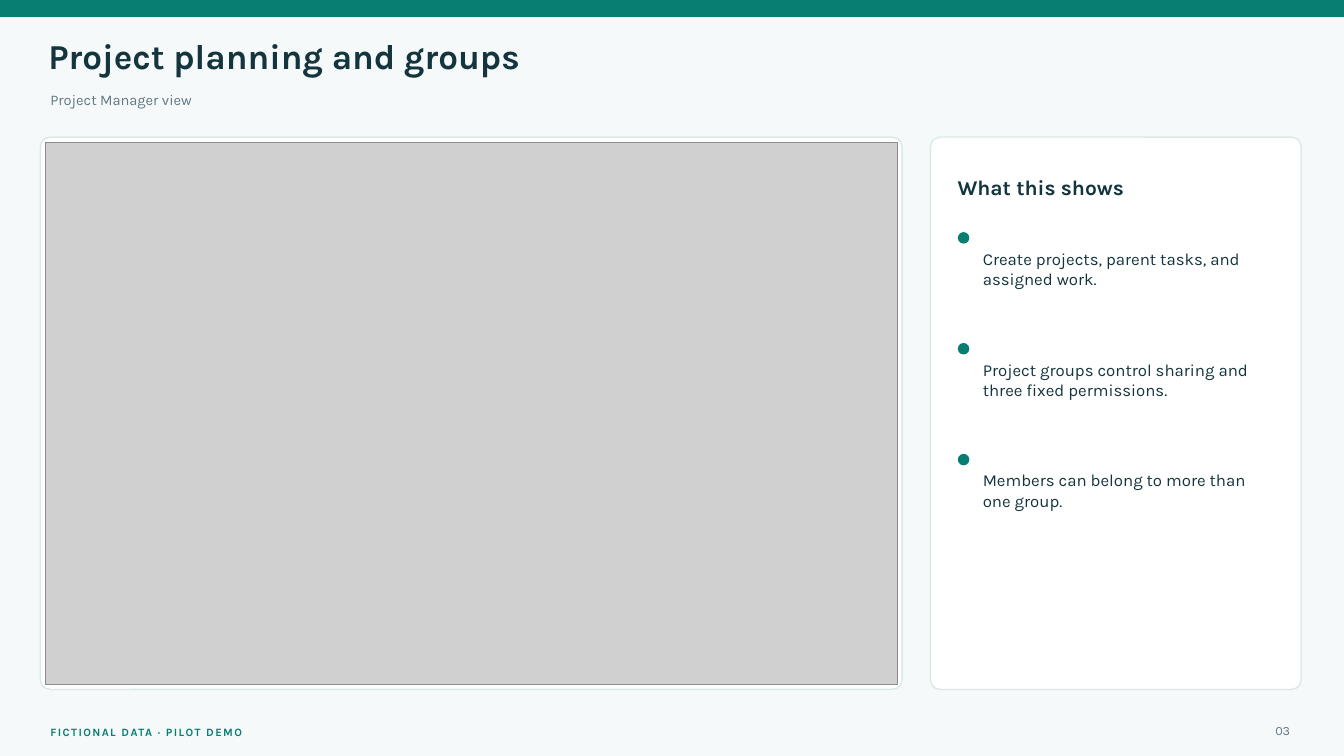
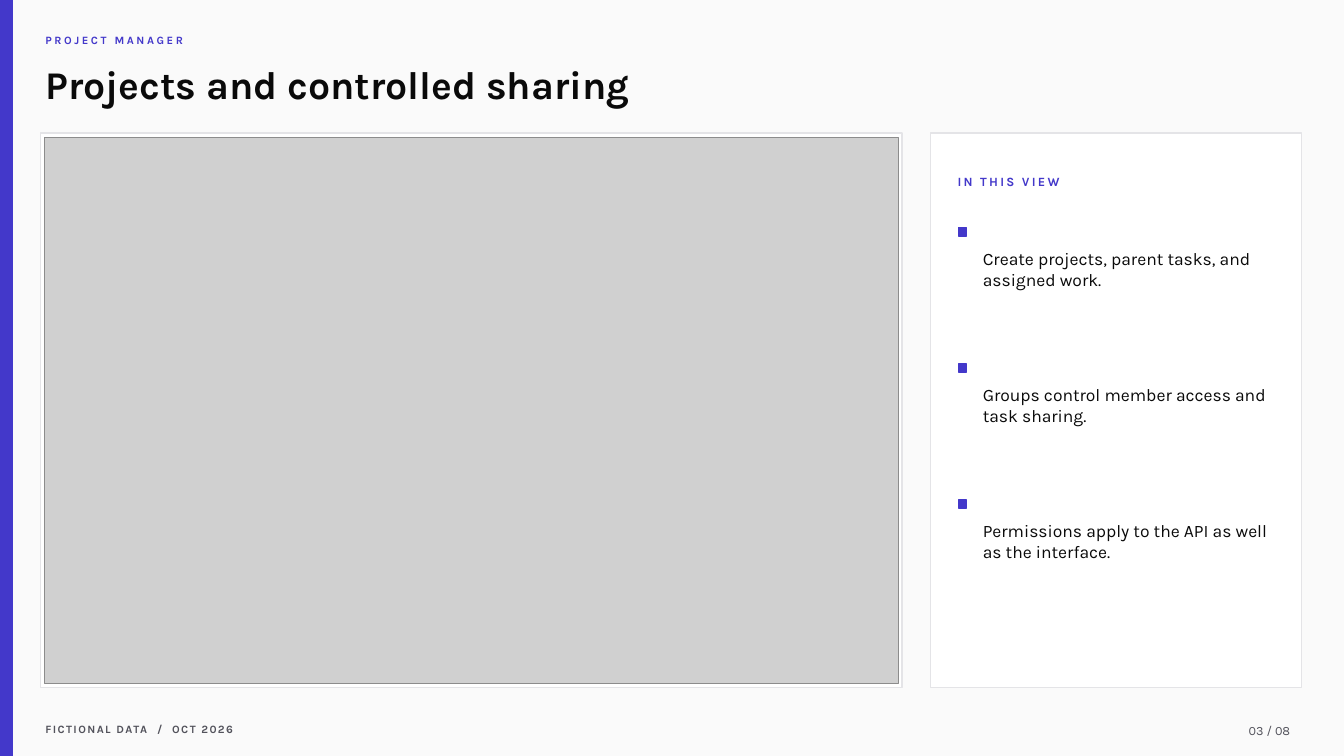
Before and after one commit to samarth-biztel/CVRDE, a slide deck: slide 3 of docs/CVRDE_Demo_Presentation.pptx. Drawn at 1344x756 pixels with LibreOffice and Linux fonts; fonts in the diff are those of the drawing; grey boxes stand for pictures. Boxes give left, top, right and bottom in pixels: in the first picture for what was removed or moved away, otherwise in the second. Text is boxed around its words. In the diff, an @@ line names an element or a change of style, - is before the commit and + after.

Commit message:
Verify pilot workflows and refresh demo presentation

```diff
--- a/docs/CVRDE_Demo_Presentation.pptx
+++ b/docs/CVRDE_Demo_Presentation.pptx
@@ background #F6F9F9 to #FAFAFA @@
@@ rectangle removed at <box>0,0,1344,16</box> @@
@@ rectangle added at <box>0,0,12,756</box>, fill #4338CA, outline #4338CA 1 pt @@
@@ text at <box>45,36,184,44</box>: text changed; size 25 to 8 pt; text colour #14353E to #4338CA @@
-Project planning and groups
+PROJECT MANAGER
@@ text at <box>45,71,629,109</box>: text changed; size 10.5 to 28 pt; text colour #607984 to #0A0A0A; bold on @@
-Project Manager view
+Projects and controlled sharing
@@ rectangle at <box>40,133,902,688</box>: rounded rectangle to rectangle; outline #DCE8E8 1 pt to #E4E4E7 1 pt @@
@@ picture: place and size @@
-picture at <box>45,142,897,685</box>
+picture at <box>44,137,898,684</box>
@@ rectangle at <box>931,133,1302,688</box>: rounded rectangle to rectangle; outline #DCE8E8 1 pt to #E4E4E7 1 pt @@
@@ text at <box>958,177,1059,186</box>: text changed; size 15 to 9 pt; text colour #14353E to #4338CA @@
-What this shows
+IN THIS VIEW
@@ 3 rectangles: place and size @@
-3 rectangles at <box>40,137,1302,690</box>
+3 rectangles at <box>40,133,1302,688</box>
@@ text "Create projects, parent tasks, and ..." at <box>983,253,1251,291</box>: size 12 to 12.5 pt, text colour #14353E to #0A0A0A @@
@@ rectangle: place and size @@
-rectangle at <box>959,344,969,354</box>
+rectangle at <box>959,364,967,372</box>
@@ text at <box>983,389,1266,427</box>: text changed; size 12 to 12.5 pt; text colour #14353E to #0A0A0A @@
-Project groups control sharing and three fixed permissions.
+Groups control member access and task sharing.
@@ ellipse to rectangle; fill #087E73 to #4338CA; outline #087E73 1 pt to #4338CA 1 pt in 3 elements at <box>959,228,967,236</box>, <box>959,364,967,372</box>, <box>959,500,967,508</box> @@
@@ rectangle: place and size @@
-rectangle at <box>959,455,969,465</box>
+rectangle at <box>959,500,967,508</box>
@@ text at <box>983,525,1267,559</box>: text changed; size 12 to 12.5 pt; text colour #14353E to #0A0A0A @@
-Members can belong to more than one group.
+Permissions apply to the API as well as the interface.
@@ text at <box>45,719,499,739</box>: text changed; text colour #087E73 to #52525B @@
-FICTIONAL DATA · PILOT DEMO
+FICTIONAL DATA / OCT 2026
@@ text at <box>1249,727,1290,735</box>: text changed; text colour #607984 to #52525B @@
-03
+03 / 08
```
Also in this commit, not shown: 2 other slides changed, 5 slides added, 5 slides removed, 16 other files.
